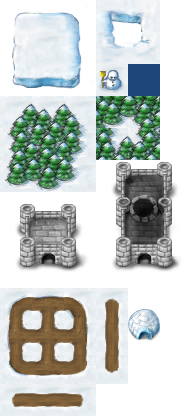
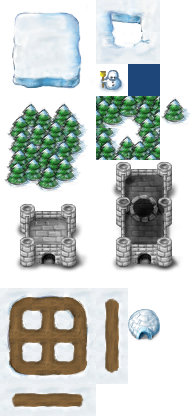
Two versions of the same layered image (192x416). Layer-by-layer changes:
painted on "TreesConcave" over [96, 96, 160, 160]
added layer "TreeSingle" above "Trees" over [161, 97, 191, 126]
painted on "Trees" over [0, 96, 96, 192]
painted on "snowman.png" over [96, 64, 128, 96]
